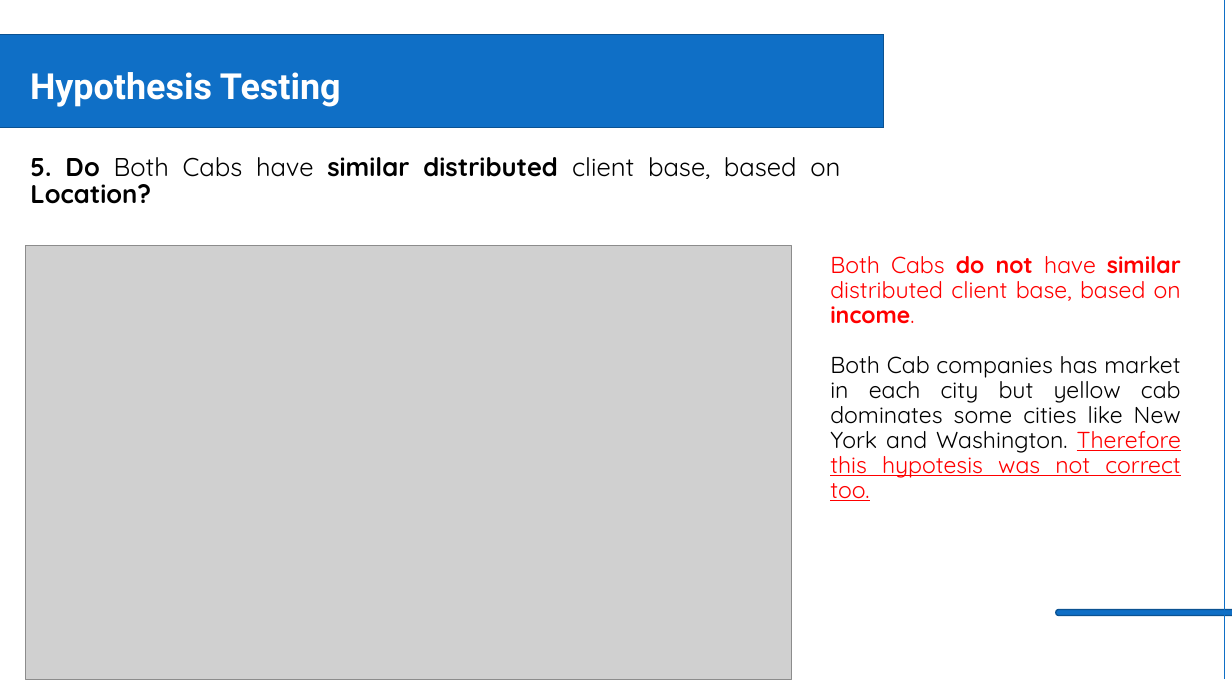
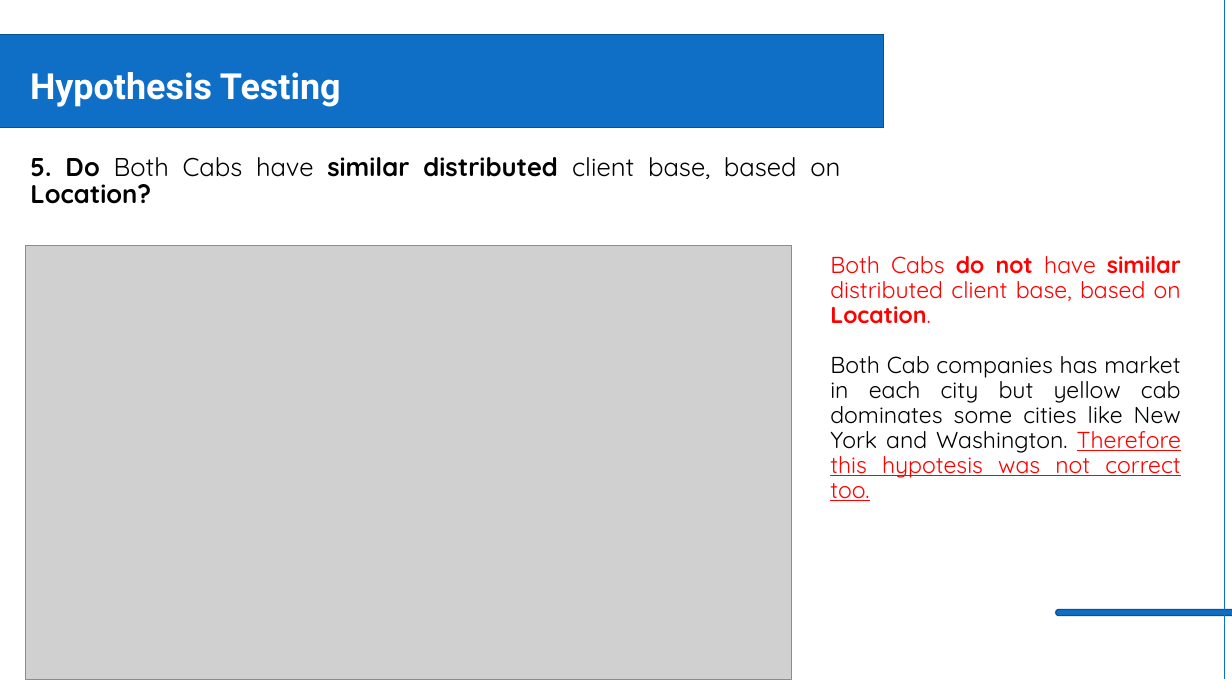
Before and after one commit to abdullahgk/Data-Glacier-Internship-Assignments, a slide deck: slide 7 of Week 2 Exploratory Data Analysis/Presentation - Cab_G2M_Investment.pptx. Drawn at 1232x693 pixels with LibreOffice and Linux fonts; fonts in the diff are those of the drawing; grey boxes stand for pictures. Boxes give left, top, right and bottom in pixels: in the first picture for what was removed or moved away, otherwise in the second. Text is boxed around its words. In the diff, an @@ line names an element or a change of style, - is before the commit and + after.

```diff
--- a/Week 2 Exploratory Data Analysis/Presentation - Cab_G2M_Investment.pptx
+++ b/Week 2 Exploratory Data Analysis/Presentation - Cab_G2M_Investment.pptx
@@ text at bbox=[830, 256, 1181, 324]: text changed @@
-Both Cabs do not have similar distributed client base, based on income.
+Both Cabs do not have similar distributed client base, based on Location.
```
